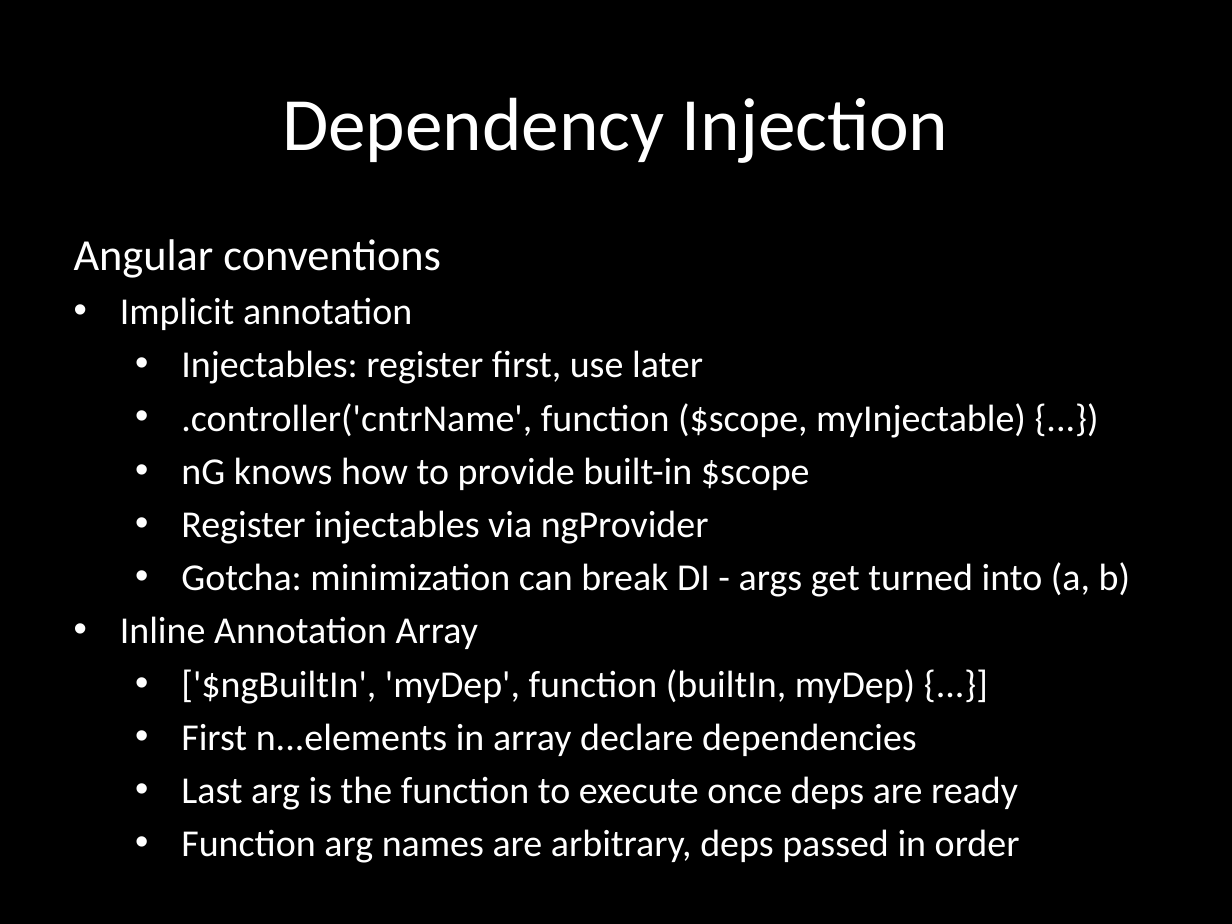
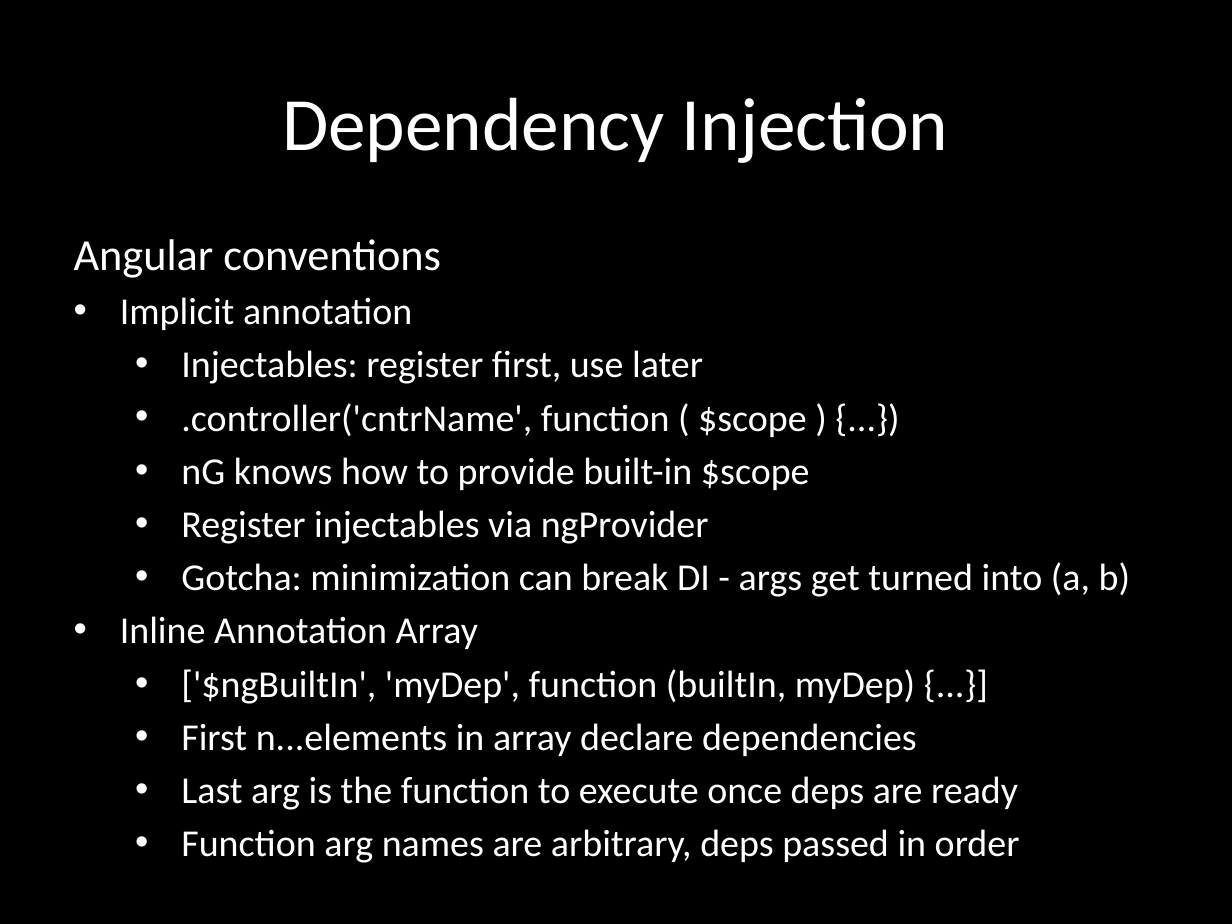
Before and after one commit to eliasjames/training-angular, a slide deck: slide 15 of slides/Angular Slides Day 2.pptx. Drawn at 1232x924 pixels with LibreOffice and Linux fonts; fonts in the diff are those of the drawing. Boxes give left, top, right and bottom in pixels: in the first picture for what was removed or moved away, otherwise in the second. Text is boxed around its words. In the diff, an @@ line names an element or a change of style, - is before the commit and + after.

Commit message:
Slides

```diff
--- a/slides/Angular Slides Day 2.pptx
+++ b/slides/Angular Slides Day 2.pptx
@@ subtitle at (181, 403, 807, 437): text changed @@
-  • .controller('cntrName', function ($scope, myInjectable) {...})
+  • .controller('cntrName', function ( $scope ) {...})
```
